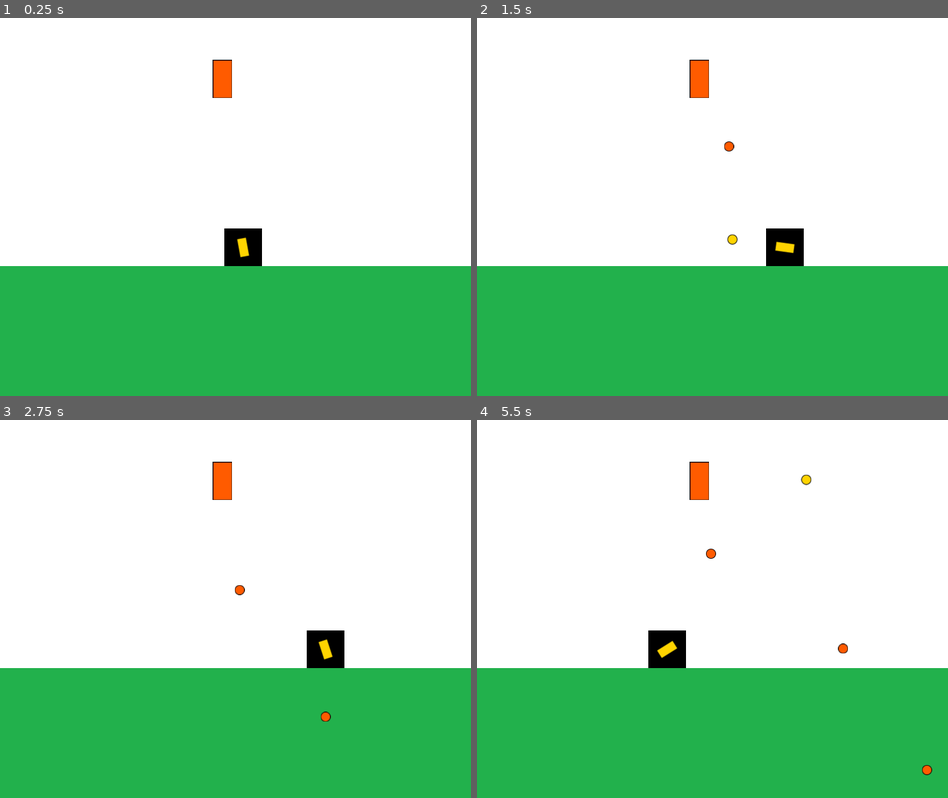
Above: before the commit, frames 1-4 (two rows, left to right).
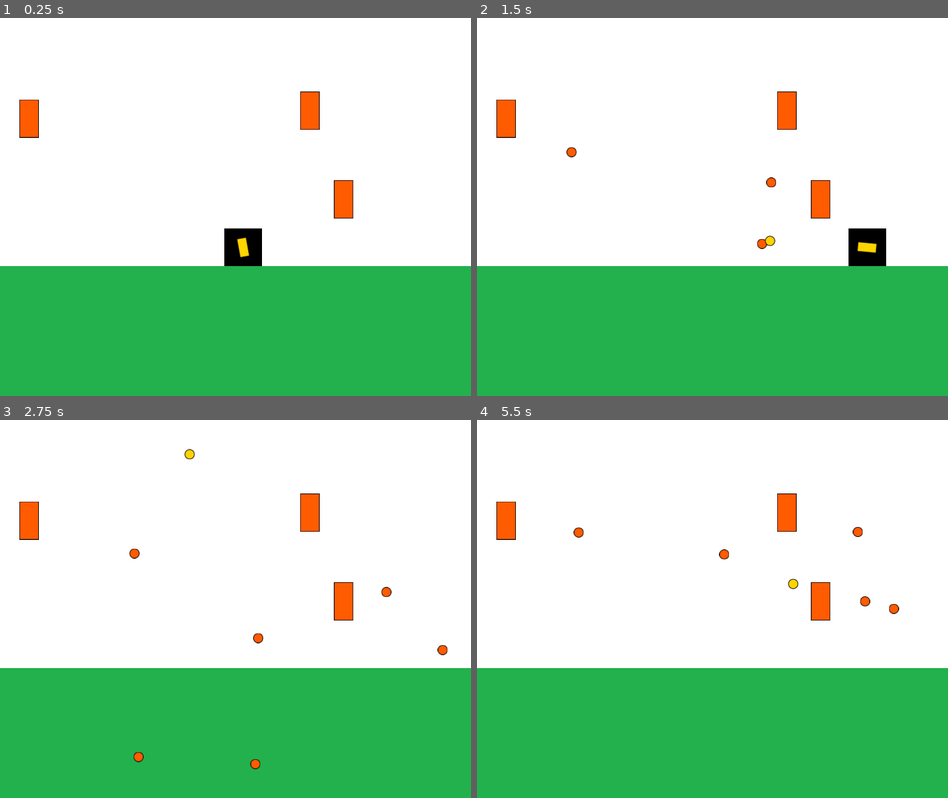
Above: after the commit, the same moments.

Repository: dddaavo/entregas-ipv-duarte-david-ignacio
Game: Godot game, scene res://Main.tscn
Same seed, same stepped clock (60 frames per second), same inputs: the game is played once before the commit and once after it.
Inputs (mouse positions are in pixels of both pictures, inside the frame that each line leads up to):
- Up to frame 1 (0.25 s): no input
- Up to frame 2 (1.5 s): tap Enter at 0.5 s; move the mouse to (816, 188) at 0.52 s; hold D (move_right) 0.53-1.28 s; click (816, 188) at 0.6 s; move the mouse to (618, 225) at 1.27 s; hold A (move_left) from 1.28 s (still down); click (618, 225) at 1.35 s
- Up to frame 3 (2.75 s): move the mouse to (282, 522) at 2.02 s; release A (move_left) at 2.03 s; hold D (move_right) from 2.03 s (still down); click (282, 522) at 2.1 s
- Up to frame 4 (5.5 s): move the mouse to (688, 684) at 2.77 s; click (688, 684) at 2.85 s; move the mouse to (853, 665) at 3.52 s; release D (move_right) at 3.53 s; hold A (move_left) from 3.53 s (still down); click (853, 665) at 3.6 s; move the mouse to (571, 548) at 4.27 s; click (571, 548) at 4.35 s; move the mouse to (736, 609) at 5.02 s; click (736, 609) at 5.1 s

The runs differ from the first frame. In frame 1, 1.7% of the frame differs, in the area x 4-75%, y 11-54%; in frame 2, 3.5%, in the area x 4-87%, y 11-66%; in frame 3, 2.9%; in frame 4, 3.0%.

Commit message:
BONUS desafio #2: Inercia + 3 torretas generadas aleatoriamente por encima de la mitad de pantalla

Diff:
--- a/entrega-2-duarte-david/Main.tscn
+++ b/entrega-2-duarte-david/Main.tscn
@@ -30,3 +30,9 @@
 
 [node name="Turret" parent="." instance=ExtResource("5_fos0i")]
 position = Vector2(378, 109)
+
+[node name="Turret2" parent="." instance=ExtResource("5_fos0i")]
+position = Vector2(121, 167)
+
+[node name="Turret3" parent="." instance=ExtResource("5_fos0i")]
+position = Vector2(688, 152)
--- a/entrega-2-duarte-david/entities/enemies/turret.gd
+++ b/entrega-2-duarte-david/entities/enemies/turret.gd
@@ -4,6 +4,13 @@
 
 var projectile_container:Node
 var player
+
+func _ready():
+	randomize()
+	var screen_size = get_viewport_rect().size
+	var random_x = randf_range(0, screen_size.x)
+	var random_y = randf_range(0, screen_size.y / 2)
+	position = Vector2(random_x, random_y)
 
 func set_values(player, projectile_container):
 	self.player = player
--- a/entrega-2-duarte-david/entities/player/Player.gd
+++ b/entrega-2-duarte-david/entities/player/Player.gd
@@ -1,19 +1,23 @@
 extends Sprite2D
 
 @onready var cannon:Sprite2D = $Cannon
-
-var speed = 200 #Pixeles
-
+var speed = 250 #Pixeles
 var projectile_container:Node
 
-var velocity
+var velocity: Vector2 = Vector2.ZERO
+var acceleration: float = 600.0
+var friction: float = 150.0
+var max_speed: float = 500.0
 
 func set_projectile_container(container:Node):
 	cannon.projectile_container = container
 	projectile_container = container
 
 func _physics_process(delta):
+	var input_vector = Vector2.ZERO
+
 	var direction:int = int(Input.is_action_pressed("move_right")) - int(Input.is_action_pressed("move_left"))
+	input_vector.x = direction
 
 	var mouse_position:Vector2 = get_global_mouse_position() # VECTOR OBJETIVO
 	cannon.look_at(mouse_position)
@@ -21,4 +25,9 @@
 	if Input.is_action_just_pressed("fire"):
 		cannon.fire()
 
-	position.x += direction * speed * delta
+	if input_vector != Vector2.ZERO:
+		velocity = velocity.move_toward(input_vector * max_speed, acceleration * delta)
+	else:
+		velocity = velocity.move_toward(Vector2.ZERO, friction * delta)
+
+	position += velocity * delta
--- a/entrega-2-duarte-david/main.gd
+++ b/entrega-2-duarte-david/main.gd
@@ -3,3 +3,5 @@
 func _ready() -> void:
 	$Player.set_projectile_container(self)
 	$Turret.set_values($Player, self)
+	$Turret2.set_values($Player, self)
+	$Turret3.set_values($Player, self)
